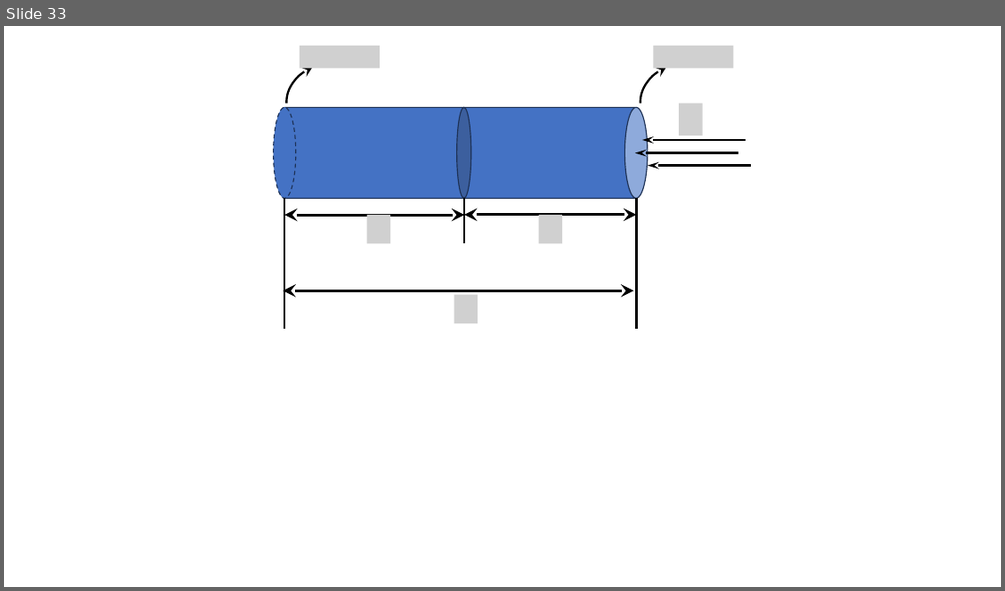
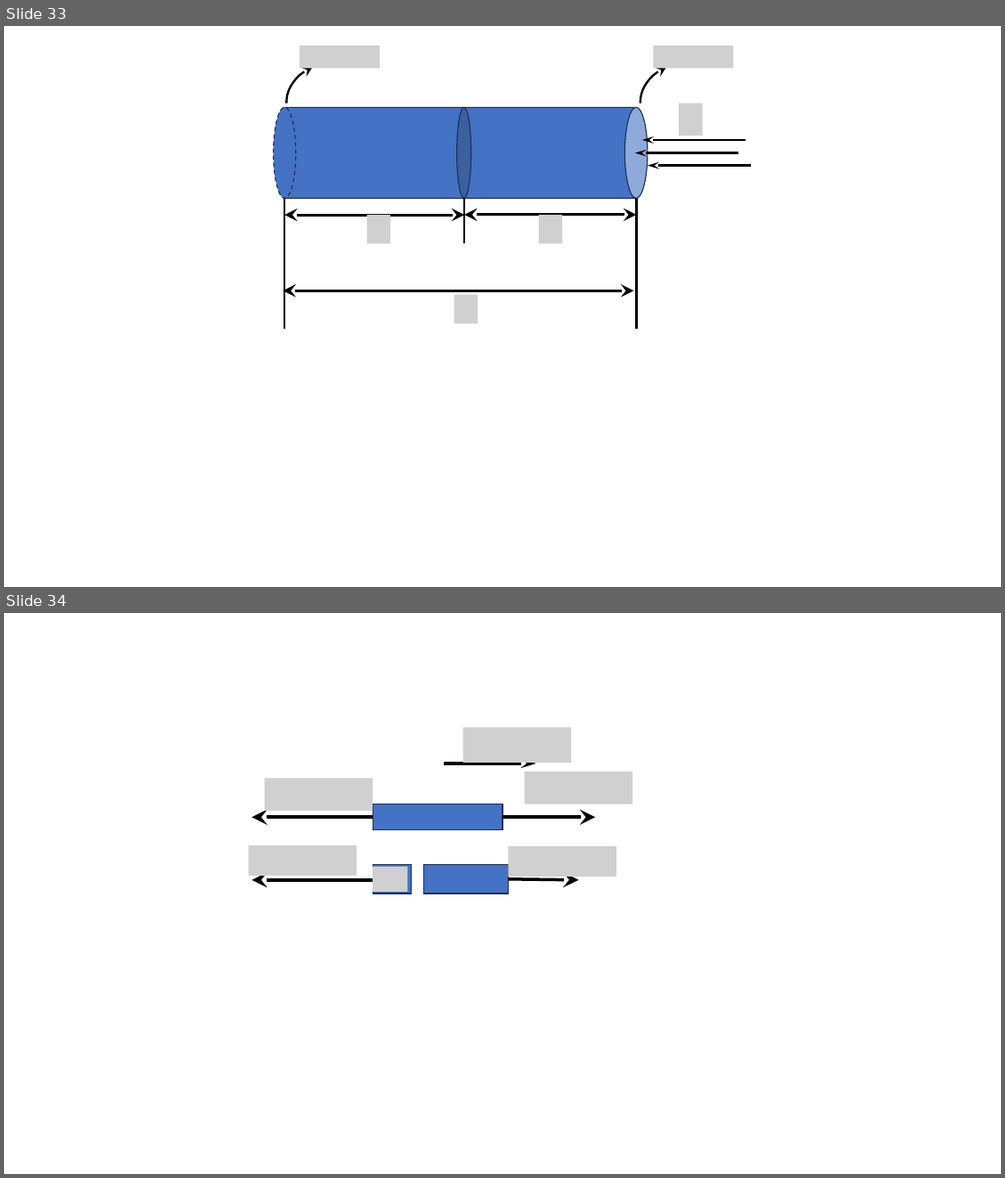
Before and after one commit to savchenko-physics/savchenko-physics.github.io, a slide deck: src/Drawings.pptx. Shown one above the other, each under a label of ours: slide 33 before the commit, slides 33 and 34 after it. The pictures are 1005x591 and 1005x1178 pixels, drawn with LibreOffice and Linux fonts; fonts in the diff are those of the drawing; grey boxes stand for pictures. Boxes give left, top, right and bottom in pixels: in the first picture for what was removed or moved away, otherwise in the second. Text is boxed around its words. In the diff, an @@ line names an element or a change of style, - is before the commit and + after.

```diff
--- a/src/Drawings.pptx
+++ b/src/Drawings.pptx
@@ slide 34 added at [4,613,1001,1174], background #FFFFFF @@
@@ picture added at [463,728,572,763] @@
@@ arrow added from (444, 763) to (536, 763), #000000 3 pt @@
@@ picture added at [525,771,633,803] @@
@@ picture added at [264,779,372,811] @@
@@ arrow added from (372, 817) to (251, 817), #000000 3 pt @@
@@ rectangle added at [372,804,502,831], fill #4472C4, outline #1E3256 1 pt @@
@@ arrow added from (502, 817) to (596, 817), #000000 3 pt @@
@@ picture added at [249,845,357,876] @@
@@ picture added at [508,846,616,876] @@
@@ rectangle added at [372,864,412,893], fill #4472C4, outline #1E3256 1 pt @@
@@ picture added at [372,867,408,892] @@
@@ rectangle added at [423,864,508,893], fill #4472C4, outline #1E3256 1 pt @@
@@ arrow added from (508, 879) to (578, 880), #000000 3 pt @@
@@ arrow added from (372, 880) to (251, 880), #000000 3 pt @@
```
Also in this commit, not shown: 6 other files.
